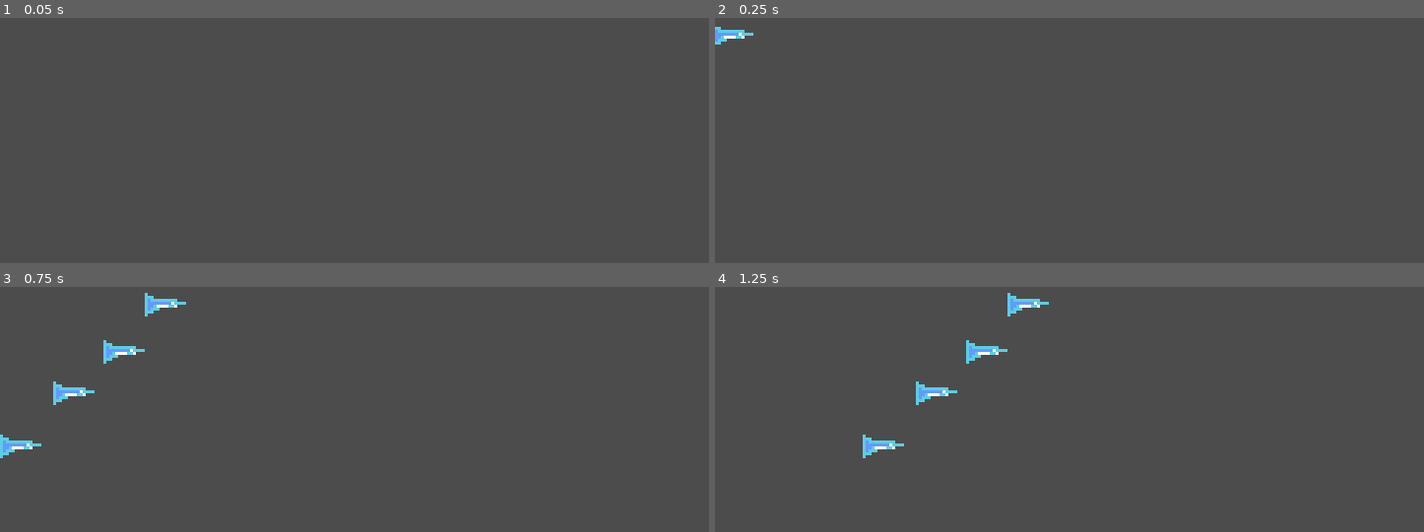
Above: before the commit, frames 1-4 (two rows, left to right).
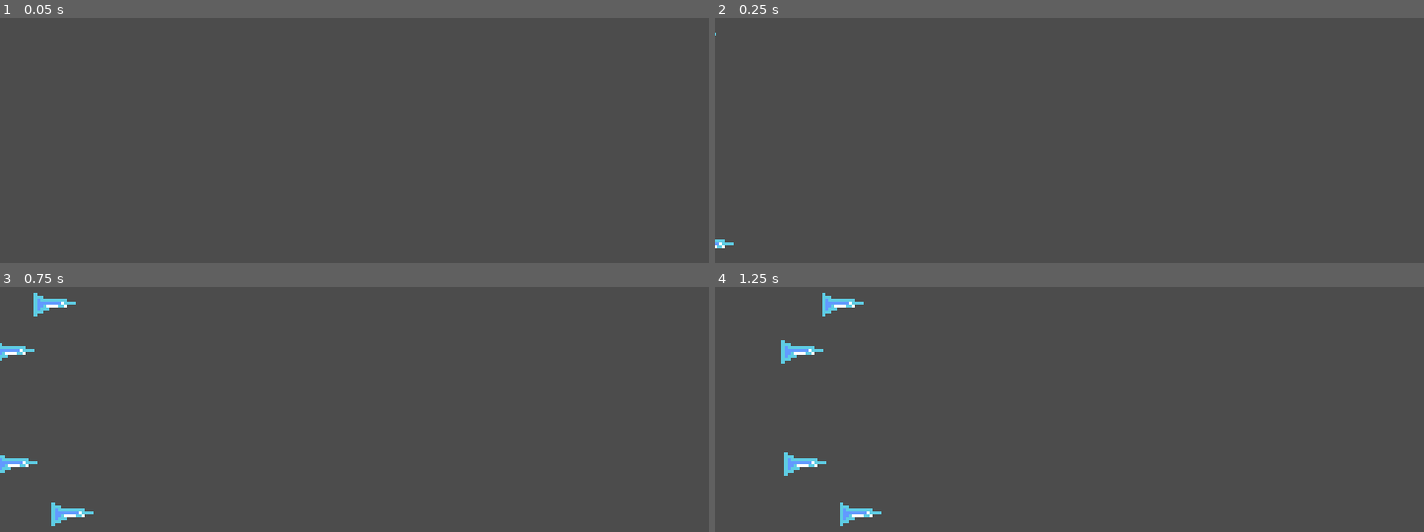
Above: after the commit, the same moments.

Repository: sugarvoid/winter-break-jam
Game: Godot game, scene res://game/danger_object/wave/sickle_wave_left_top.tscn
The game is run twice, just before and just after one commit, with the same random seed, the same clock (stepped at 60 frames per second) and the same inputs. This scene is started directly instead of the project's main scene.
Inputs:
- Up to frame 1 (0.05 s): no input
- Up to frame 2 (0.25 s): no input
- Up to frame 3 (0.75 s): tap Enter (ui_accept) at 0.5 s; hold D (move_right) from 0.53 s (still down); tap Space (dash) at 0.6 s
- Up to frame 4 (1.25 s): keep holding D (move_right); tap W (jump) at 0.77 s

Frame 1 is identical in both runs. In frame 2, 0.3% of the frame differs, in the area x 0-6%, y 3-94%; in frame 3, 1.9%; in frame 4, 2.0%, in the area x 9-48%, y 2-98%.

Commit message:
Add two waves. Move setting speeds to editor

Diff:
--- a/game/danger_object/wave/sickle_wave.gd
+++ b/game/danger_object/wave/sickle_wave.gd
@@ -5,15 +5,15 @@
 onready var child_checker: Timer = get_node("ChildChecker")
 onready var hazards: Node2D = get_node("Hazards")
 
-var _child_speed: int = 100
+#var _child_speed: int = 100
 
 
 func _ready():
 	child_checker.connect("timeout", self, "_check_for_children")
 	child_checker.start(2)
 
-	for s in self.hazards.get_children():
-		s.speed = _child_speed
+#	for s in self.hazards.get_children():
+#		s.speed = _child_speed
 
 
 func set_sickle_speed(s: int = 100) -> void:
--- /dev/null
+++ b/game/danger_object/wave/sickle_wave_left_all.tscn
@@ -0,0 +1,81 @@
+[gd_scene load_steps=3 format=2]
+
+[ext_resource path="res://game/danger_object/wave/sickle_wave.tscn" type="PackedScene" id=1]
+[ext_resource path="res://game/danger_object/ice_sickle/ice_sickle.tscn" type="PackedScene" id=2]
+
+[node name="SWLeftAll" instance=ExtResource( 1 )]
+
+[node name="IceSickle" parent="Hazards" index="0" instance=ExtResource( 2 )]
+position = Vector2( -22, 12 )
+speed = 45
+rotation_d = 0
+
+[node name="IceSickle2" parent="Hazards" index="1" instance=ExtResource( 2 )]
+position = Vector2( -20, 34 )
+speed = 45
+rotation_d = 0
+
+[node name="IceSickle3" parent="Hazards" index="2" instance=ExtResource( 2 )]
+position = Vector2( -20, 56 )
+speed = 45
+rotation_d = 0
+
+[node name="IceSickle4" parent="Hazards" index="3" instance=ExtResource( 2 )]
+position = Vector2( -21, 76 )
+speed = 45
+rotation_d = 0
+
+[node name="IceSickle13" parent="Hazards" index="4" instance=ExtResource( 2 )]
+position = Vector2( -190, 12 )
+speed = 40
+rotation_d = 0
+
+[node name="IceSickle14" parent="Hazards" index="5" instance=ExtResource( 2 )]
+position = Vector2( -188, 34 )
+speed = 40
+rotation_d = 0
+
+[node name="IceSickle15" parent="Hazards" index="6" instance=ExtResource( 2 )]
+position = Vector2( -188, 56 )
+speed = 40
+rotation_d = 0
+
+[node name="IceSickle16" parent="Hazards" index="7" instance=ExtResource( 2 )]
+position = Vector2( -189, 76 )
+speed = 40
+rotation_d = 0
+
+[node name="IceSickle9" parent="Hazards" index="8" instance=ExtResource( 2 )]
+position = Vector2( -108, 11 )
+speed = 50
+rotation_d = 0
+
+[node name="IceSickle10" parent="Hazards" index="9" instance=ExtResource( 2 )]
+position = Vector2( -106, 33 )
+speed = 50
+rotation_d = 0
+
+[node name="IceSickle11" parent="Hazards" index="10" instance=ExtResource( 2 )]
+position = Vector2( -106, 55 )
+speed = 50
+rotation_d = 0
+
+[node name="IceSickle12" parent="Hazards" index="11" instance=ExtResource( 2 )]
+position = Vector2( -104, 100 )
+speed = 50
+rotation_d = 0
+
+[node name="IceSickle5" parent="Hazards" index="12" instance=ExtResource( 2 )]
+position = Vector2( -18, 122 )
+speed = 45
+rotation_d = 0
+
+[node name="IceSickle6" parent="Hazards" index="13" instance=ExtResource( 2 )]
+position = Vector2( -104, 121 )
+speed = 50
+rotation_d = 0
+
+[node name="IceSickle8" parent="Hazards" index="14" instance=ExtResource( 2 )]
+position = Vector2( -187, 125 )
+speed = 40
+rotation_d = 0
--- a/game/danger_object/wave/sickle_wave_left_top.tscn
+++ b/game/danger_object/wave/sickle_wave_left_top.tscn
@@ -7,20 +7,20 @@
 
 [node name="IceSickle" parent="Hazards" index="0" instance=ExtResource( 1 )]
 position = Vector2( -18, 14 )
-speed = 60
+speed = 50
 rotation_d = 0
 
 [node name="IceSickle2" parent="Hazards" index="1" instance=ExtResource( 1 )]
 position = Vector2( -32, 30 )
-speed = 60
+speed = 50
 rotation_d = 0
 
 [node name="IceSickle3" parent="Hazards" index="2" instance=ExtResource( 1 )]
-position = Vector2( -49, 44 )
-speed = 60
+position = Vector2( -31, 68 )
+speed = 50
 rotation_d = 0
 
 [node name="IceSickle4" parent="Hazards" index="3" instance=ExtResource( 1 )]
-position = Vector2( -67, 62 )
-speed = 60
+position = Vector2( -12, 85 )
+speed = 50
 rotation_d = 0
--- /dev/null
+++ b/game/danger_object/wave/sickle_wave_right_top.tscn
@@ -0,0 +1,41 @@
+[gd_scene load_steps=3 format=2]
+
+[ext_resource path="res://game/danger_object/ice_sickle/ice_sickle.tscn" type="PackedScene" id=1]
+[ext_resource path="res://game/danger_object/wave/sickle_wave.tscn" type="PackedScene" id=2]
+
+[node name="SickleWaveRightTop" instance=ExtResource( 2 )]
+
+[node name="IceSickle" parent="Hazards" index="0" instance=ExtResource( 1 )]
+position = Vector2( 253, 18 )
+speed = 60
+rotation_d = 180
+
+[node name="IceSickle2" parent="Hazards" index="1" instance=ExtResource( 1 )]
+position = Vector2( 378, 60 )
+speed = 60
+rotation_d = 180
+
+[node name="IceSickle3" parent="Hazards" index="2" instance=ExtResource( 1 )]
+position = Vector2( 534, 38 )
+speed = 100
+rotation_d = 180
+
+[node name="IceSickle4" parent="Hazards" index="3" instance=ExtResource( 1 )]
+position = Vector2( 254, 61 )
+speed = 60
+rotation_d = 180
+
+[node name="IceSickle5" parent="Hazards" index="4" instance=ExtResource( 1 )]
+position = Vector2( 347, 37 )
+speed = 100
+rotation_d = 180
+
+[node name="IceSickle7" parent="Hazards" index="5" instance=ExtResource( 1 )]
+position = Vector2( 447, 37 )
+speed = 60
+rotation_d = 180
+
+[node name="IceSickle6" parent="Hazards" index="6" instance=ExtResource( 1 )]
+position = Vector2( 319, 16 )
+speed = 60
+rotation_d = 180
--- a/game/danger_object/wave/sickle_wave_top_all.tscn
+++ b/game/danger_object/wave/sickle_wave_top_all.tscn
@@ -7,32 +7,40 @@
 
 [node name="IceSickle" parent="Hazards" index="0" instance=ExtResource( 2 )]
 position = Vector2( 13, -17 )
+speed = 50
 rotation_d = 90
 
 [node name="IceSickle2" parent="Hazards" index="1" instance=ExtResource( 2 )]
 position = Vector2( 38, -40 )
+speed = 70
 rotation_d = 90
 
 [node name="IceSickle3" parent="Hazards" index="2" instance=ExtResource( 2 )]
 position = Vector2( 66, -18 )
+speed = 50
 rotation_d = 90
 
 [node name="IceSickle4" parent="Hazards" index="3" instance=ExtResource( 2 )]
 position = Vector2( 95, -40 )
+speed = 70
 rotation_d = 90
 
 [node name="IceSickle5" parent="Hazards" index="4" instance=ExtResource( 2 )]
 position = Vector2( 141, -40 )
+speed = 70
 rotation_d = 90
 
 [node name="IceSickle6" parent="Hazards" index="5" instance=ExtResource( 2 )]
 position = Vector2( 169, -20 )
+speed = 50
 rotation_d = 90
 
 [node name="IceSickle7" parent="Hazards" index="6" instance=ExtResource( 2 )]
 position = Vector2( 196, -40 )
+speed = 70
 rotation_d = 90
 
 [node name="IceSickle8" parent="Hazards" index="7" instance=ExtResource( 2 )]
 position = Vector2( 226, -18 )
+speed = 50
 rotation_d = 90
--- a/game/danger_object/wave/sickle_wave_top_left.tscn
+++ b/game/danger_object/wave/sickle_wave_top_left.tscn
@@ -7,16 +7,20 @@
 
 [node name="IceSickle" parent="Hazards" index="0" instance=ExtResource( 2 )]
 position = Vector2( 14, -23 )
+speed = 120
 rotation_d = 90
 
 [node name="IceSickle2" parent="Hazards" index="1" instance=ExtResource( 2 )]
 position = Vector2( 41, -22 )
+speed = 120
 rotation_d = 90
 
 [node name="IceSickle3" parent="Hazards" index="2" instance=ExtResource( 2 )]
 position = Vector2( 67, -20 )
+speed = 120
 rotation_d = 90
 
 [node name="IceSickle4" parent="Hazards" index="3" instance=ExtResource( 2 )]
 position = Vector2( 96, -20 )
+speed = 120
 rotation_d = 90
--- a/game/danger_object/wave/sickle_wave_top_right.tscn
+++ b/game/danger_object/wave/sickle_wave_top_right.tscn
@@ -7,16 +7,20 @@
 
 [node name="IceSickle" parent="Hazards" index="0" instance=ExtResource( 2 )]
 position = Vector2( 140, -19 )
+speed = 65
 rotation_d = 90
 
 [node name="IceSickle2" parent="Hazards" index="1" instance=ExtResource( 2 )]
 position = Vector2( 167, -18 )
+speed = 80
 rotation_d = 90
 
 [node name="IceSickle3" parent="Hazards" index="2" instance=ExtResource( 2 )]
 position = Vector2( 193, -16 )
+speed = 80
 rotation_d = 90
 
 [node name="IceSickle4" parent="Hazards" index="3" instance=ExtResource( 2 )]
 position = Vector2( 222, -16 )
+speed = 65
 rotation_d = 90
--- a/game/manager/hazard_manager/hazard_manager.gd
+++ b/game/manager/hazard_manager/hazard_manager.gd
@@ -18,6 +18,10 @@
 
 const p_SWLeftTop: PackedScene = preload("res://game/danger_object/wave/sickle_wave_left_top.tscn")
 const p_SWLeftBottom: PackedScene = preload("res://game/danger_object/wave/sickle_wave_left_bottom.tscn")
+
+const p_SWRightTop: PackedScene = preload("res://game/danger_object/wave/sickle_wave_right_top.tscn")
+const p_SWLeftAll: PackedScene = preload("res://game/danger_object/wave/sickle_wave_left_all.tscn")
+
 
 const p_SWAll: PackedScene = preload("res://game/danger_object/wave/sickle_wave_top_all.tscn")
 
@@ -49,7 +53,7 @@
 
 func _spawn_wave(wave_type: PackedScene, speed: int = 100) -> void:
 	var new_wave: SickleWave = wave_type.instance()
-	new_wave.set_sickle_speed(speed)
+	#new_wave.set_sickle_speed(speed)
 	self.hazard_container.call_deferred("add_child", new_wave)
 
 func _on_left_timeout() -> void:
@@ -86,6 +90,11 @@
 			_spawn_wave(p_SWLeftBottom, 175)
 		17:
 			_spawn_wave(p_SWAll, 80)
+		18:
+			_spawn_wave(p_SWRightTop)
+
+		25:
+			_spawn_wave(p_SWLeftAll)
 		118:
 			# last ones
 			pass
